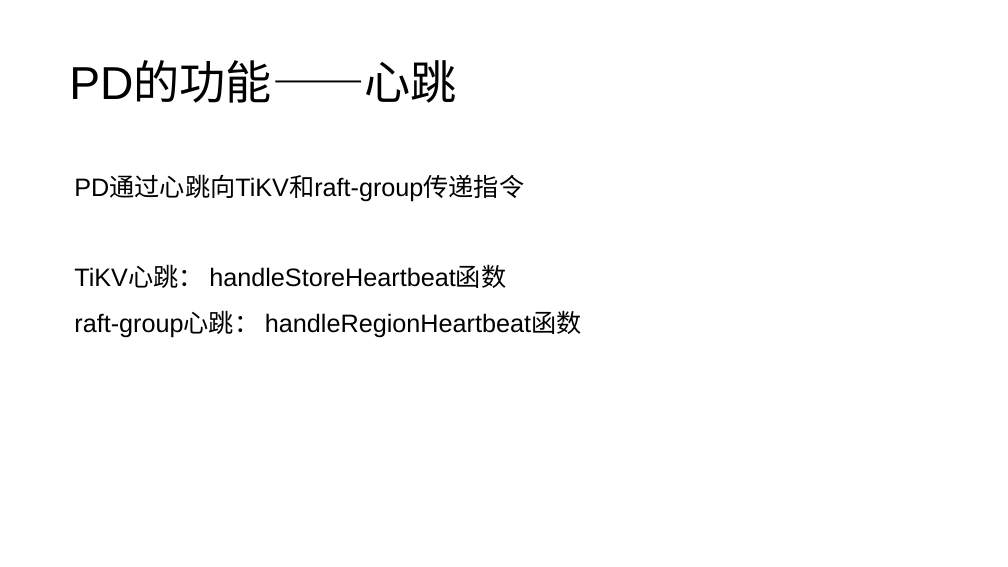
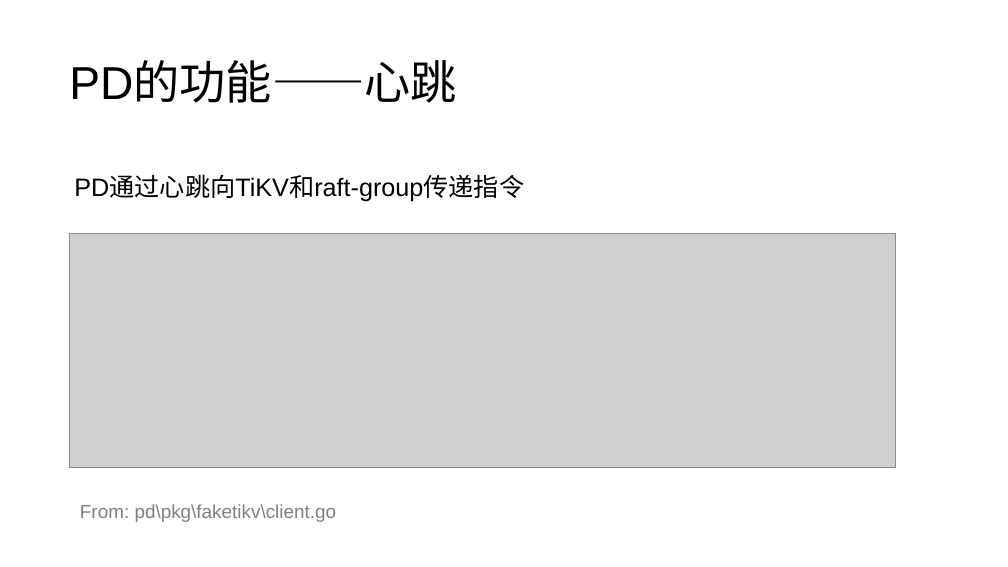
Before and after one commit to Doris404/Study-paper-channel, a slide deck: slide 27 of Chai' project/study material/notes/TiDB项目.pptx (slide 19 before the commit). Drawn at 1008x567 pixels with LibreOffice and Linux fonts; fonts in the diff are those of the drawing; grey boxes stand for pictures. Boxes give left, top, right and bottom in pixels: in the first picture for what was removed or moved away, otherwise in the second. Text is boxed around its words. In the diff, an @@ line names an element or a change of style, - is before the commit and + after.

Commit message:
update

```diff
--- a/Chai' project/study material/notes/TiDB项目.pptx
+++ b/Chai' project/study material/notes/TiDB项目.pptx
@@ picture added at [70, 233, 895, 467] @@
@@ text at [74, 266, 582, 337]: paragraphs removed @@
-TiKV心跳： handleStoreHeartbeat函数
-raft-group心跳： handleRegionHeartbeat函数
@@ text added at [80, 504, 337, 522], 18 pt, text #808080 @@
+From: pd\pkg\faketikv\client.go
```
Also in this commit, not shown: 5 other slides changed, 9 slides added.
